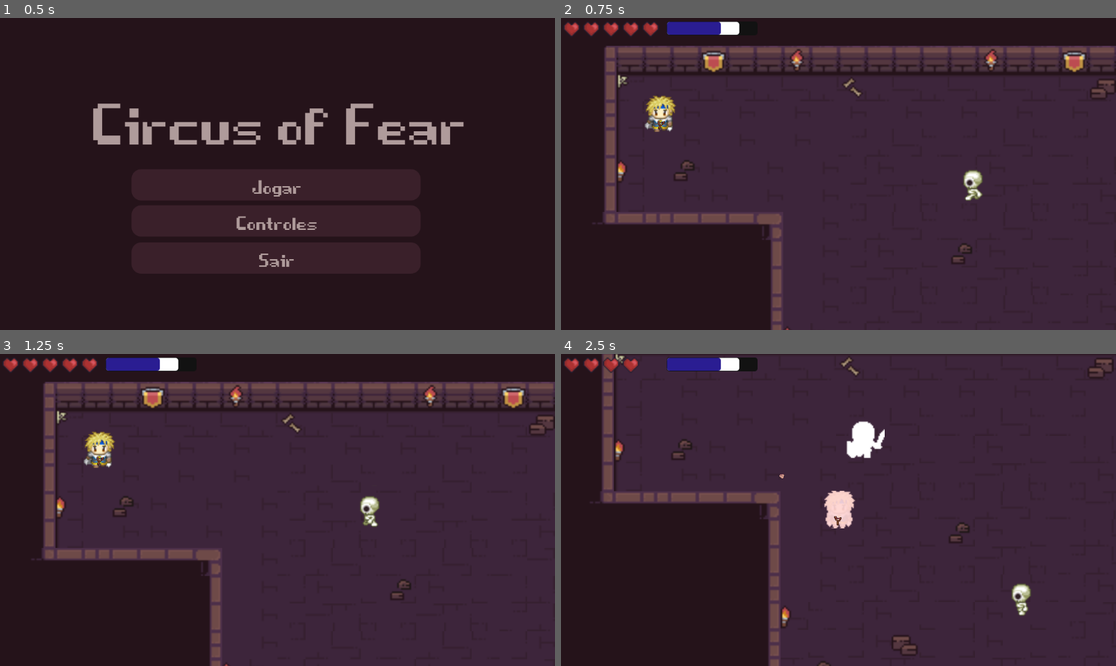
Above: before the commit, frames 1-4 (two rows, left to right).
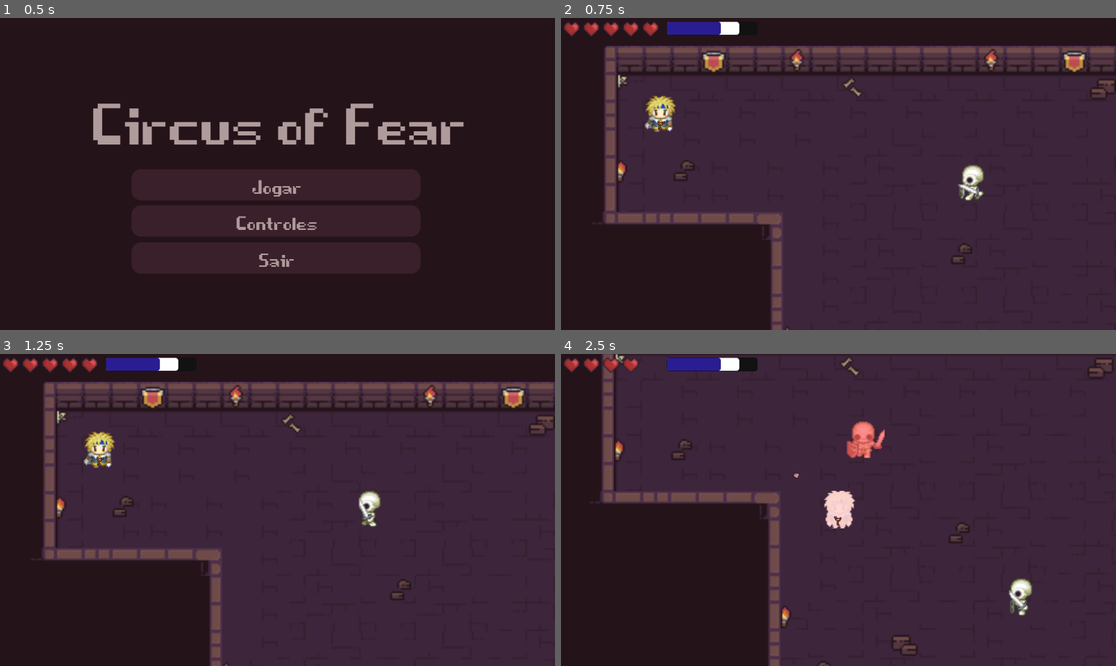
Above: after the commit, the same moments.

Repository: RodrigoGoncalves24/Circus_of_fear
Game: Godot game, scene res://scenes/game_menu.tscn
The game is run twice, just before and just after one commit, with the same random seed, the same clock (stepped at 60 frames per second) and the same inputs.
Inputs (mouse positions are in pixels of both pictures, inside the frame that each line leads up to):
- Up to frame 1 (0.5 s): no input
- Up to frame 2 (0.75 s): click "Jogar" at 0.5 s
- Up to frame 3 (1.25 s): no input
- Up to frame 4 (2.5 s): tap Enter (interact) at 1.25, 2.1 s; move the mouse to (960, 494) at 1.27 s; hold D (right) 1.28-2.03 s; click (960, 494) at 1.35 s; move the mouse to (727, 525) at 2.02 s; hold S (down) from 2.03 s (still down); click (727, 525) at 2.3 s

Frame 1 is identical in both runs. In frame 2, 0.3% of the frame differs, in the area x 71-77%, y 46-58%; in frame 3, 0.3%; in frame 4, 0.9%, in the area x 39-85%, y 21-84%.

Commit message:
Ajuste sprite zumbi, ajuste limite e cooldonw disparo

Diff:
--- a/project.godot
+++ b/project.godot
@@ -12,7 +12,7 @@
 
 config/name="Circus_of_Fear"
 run/main_scene="uid://dvdyj3uieok3l"
-config/features=PackedStringArray("4.5", "Forward Plus")
+config/features=PackedStringArray("4.4", "Forward Plus")
 config/icon="res://icon.svg"
 
 [display]
--- a/scenes/zumbi.tscn
+++ b/scenes/zumbi.tscn
@@ -1,11 +1,10 @@
-[gd_scene load_steps=25 format=3 uid="uid://7xxut8dm6l3j"]
-
-[ext_resource type="Script" uid="uid://c0h2645dpjtp1" path="res://scripts/zumbi.gd" id="1_ijhqn"]
-[ext_resource type="Texture2D" uid="uid://etj0hmpkf0jk" path="res://textures/PIPOYA FREE RPG Character Sprites 32x32/Enemy/Enemy 04-1.png" id="2_qonaf"]
+[gd_scene load_steps=24 format=3 uid="uid://7xxut8dm6l3j"]
+
+[ext_resource type="Script" uid="uid://dw5uy6khnvqge" path="res://scripts/zumbi.gd" id="1_ijhqn"]
+[ext_resource type="Texture2D" uid="uid://1wffn6wxp2gm" path="res://textures/PIPOYA FREE RPG Character Sprites 32x32/Enemy/Enemy 04-1.png" id="2_qonaf"]
 [ext_resource type="PackedScene" uid="uid://bqslmhyyw4av2" path="res://scenes/hitbox.tscn" id="3_32ssj"]
-[ext_resource type="Texture2D" uid="uid://plemkr58gnex" path="res://textures/PIPOYA FREE RPG Character Sprites 32x32/Enemy/Enemy 06-1.png" id="3_dvtdg"]
-[ext_resource type="AudioStream" uid="uid://dc4dnviehefgr" path="res://sounds/som dano.wav" id="13_sqbqa"]
-[ext_resource type="AudioStream" uid="uid://b1pn160v2ilt3" path="res://sounds/som morte.wav" id="14_s8ybf"]
+[ext_resource type="AudioStream" uid="uid://bss66urwleewv" path="res://sounds/som dano.wav" id="13_sqbqa"]
+[ext_resource type="AudioStream" uid="uid://dxilhsayebn2w" path="res://sounds/som morte.wav" id="14_s8ybf"]
 
 [sub_resource type="AtlasTexture" id="AtlasTexture_srh2m"]
 atlas = ExtResource("2_qonaf")
@@ -31,16 +30,16 @@
 atlas = ExtResource("2_qonaf")
 region = Rect2(64, 32, 32, 32)
 
-[sub_resource type="AtlasTexture" id="AtlasTexture_sqbqa"]
-atlas = ExtResource("3_dvtdg")
+[sub_resource type="AtlasTexture" id="AtlasTexture_32ssj"]
+atlas = ExtResource("2_qonaf")
 region = Rect2(0, 64, 32, 32)
 
-[sub_resource type="AtlasTexture" id="AtlasTexture_s8ybf"]
-atlas = ExtResource("3_dvtdg")
+[sub_resource type="AtlasTexture" id="AtlasTexture_qonaf"]
+atlas = ExtResource("2_qonaf")
 region = Rect2(32, 64, 32, 32)
 
-[sub_resource type="AtlasTexture" id="AtlasTexture_n67r8"]
-atlas = ExtResource("3_dvtdg")
+[sub_resource type="AtlasTexture" id="AtlasTexture_dvtdg"]
+atlas = ExtResource("2_qonaf")
 region = Rect2(64, 64, 32, 32)
 
 [sub_resource type="AtlasTexture" id="AtlasTexture_ed7m2"]
@@ -118,7 +117,7 @@
 size = Vector2(40, 45.5)
 
 [sub_resource type="RectangleShape2D" id="RectangleShape2D_qonaf"]
-size = Vector2(61.53602, 48)
+size = Vector2(61.536, 48)
 
 [sub_resource type="Animation" id="Animation_uq6ot"]
 length = 0.001
@@ -171,8 +170,9 @@
 position = Vector2(3, -7)
 scale = Vector2(1.5, 1.5)
 sprite_frames = SubResource("SpriteFrames_s6dug")
-animation = &"rigth"
+animation = &"up"
 autoplay = "rigth"
+frame_progress = 0.809237
 speed_scale = 0.8
 
 [node name="ColorRect" type="ColorRect" parent="AnimatedSprite2D"]
@@ -196,7 +196,7 @@
 position = Vector2(-101, 15)
 
 [node name="collision" type="CollisionShape2D" parent="hitbox"]
-position = Vector2(103.977554, -20)
+position = Vector2(103.978, -20)
 shape = SubResource("RectangleShape2D_qonaf")
 debug_color = Color(0.853333, 0.354964, 0.279595, 0.42)
 
--- a/scripts/disparo.gd
+++ b/scripts/disparo.gd
@@ -1,6 +1,6 @@
 extends Area2D
 
-@export var speed: int = 400
+@export var speed: int = 300
 
 func _process(delta):
 	position += transform.x * speed * delta
--- a/scripts/estilingue.gd
+++ b/scripts/estilingue.gd
@@ -3,6 +3,8 @@
 @onready var ponto_disparo: Marker2D = $ponto_disparo
 @export var disparo_cooldown: float  = 0.8 #tempo entre disparo
 @onready var som_disparo = $som_disparo
+@onready var MAX_DISPARO : int = 5
+@onready var count_disparo: int = 0
 
 const disparo = preload("res://scenes/disparo.tscn")
 var pode_atirar = true
@@ -16,13 +18,15 @@
 	else:
 		scale.y = 1
 
-	if Input.is_action_just_pressed("tiro"):
-		som_disparo.play()
-		var disparo = disparo.instantiate()
-		get_tree().root.add_child(disparo)
-		disparo.global_position = ponto_disparo.global_position
-		disparo.rotation = rotation
+	if Input.is_action_just_pressed("tiro") and pode_atirar:
+		if count_disparo < MAX_DISPARO:
+			count_disparo += 1
+			som_disparo.play()
+			var disparo = disparo.instantiate()
+			get_tree().root.add_child(disparo)
+			disparo.global_position = ponto_disparo.global_position
+			disparo.rotation = rotation
 
-		pode_atirar = false
-		await get_tree().create_timer(disparo_cooldown).timeout
-		pode_atirar = true
+			pode_atirar = false
+			await get_tree().create_timer(disparo_cooldown).timeout
+			pode_atirar = true
Not shown, changed: icon.svg.import
Not shown: 1 places in scenes/crianca.tscn that only renumber resources
Not shown: 1 places in scenes/disparo.tscn that only renumber resources
Not shown: 1 places in scenes/estilingue.tscn that only renumber resources
Not shown: 1 places in scenes/game_menu.tscn that only renumber resources
Not shown: 1 places in scenes/zumbi.tscn that only renumber resources
